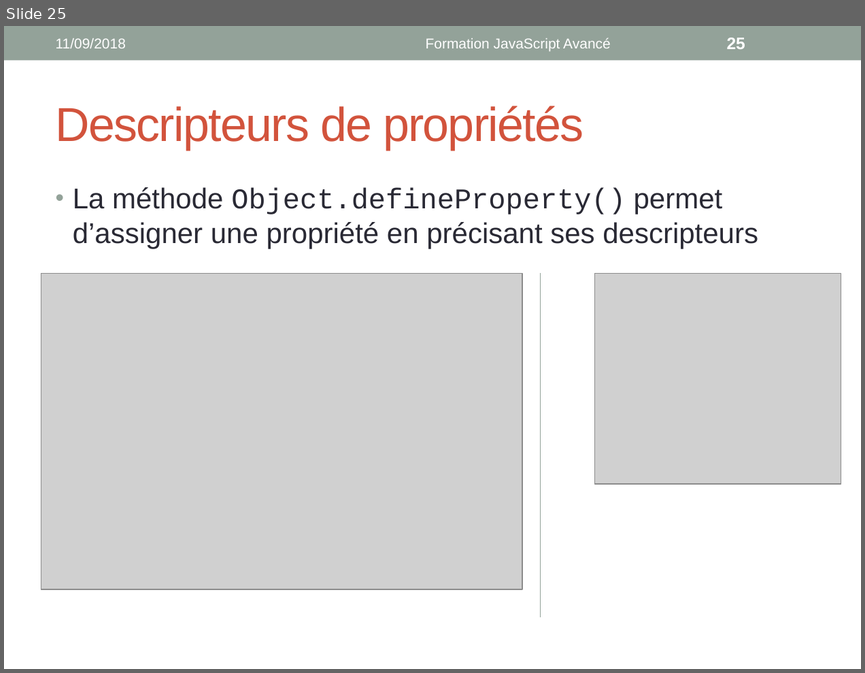
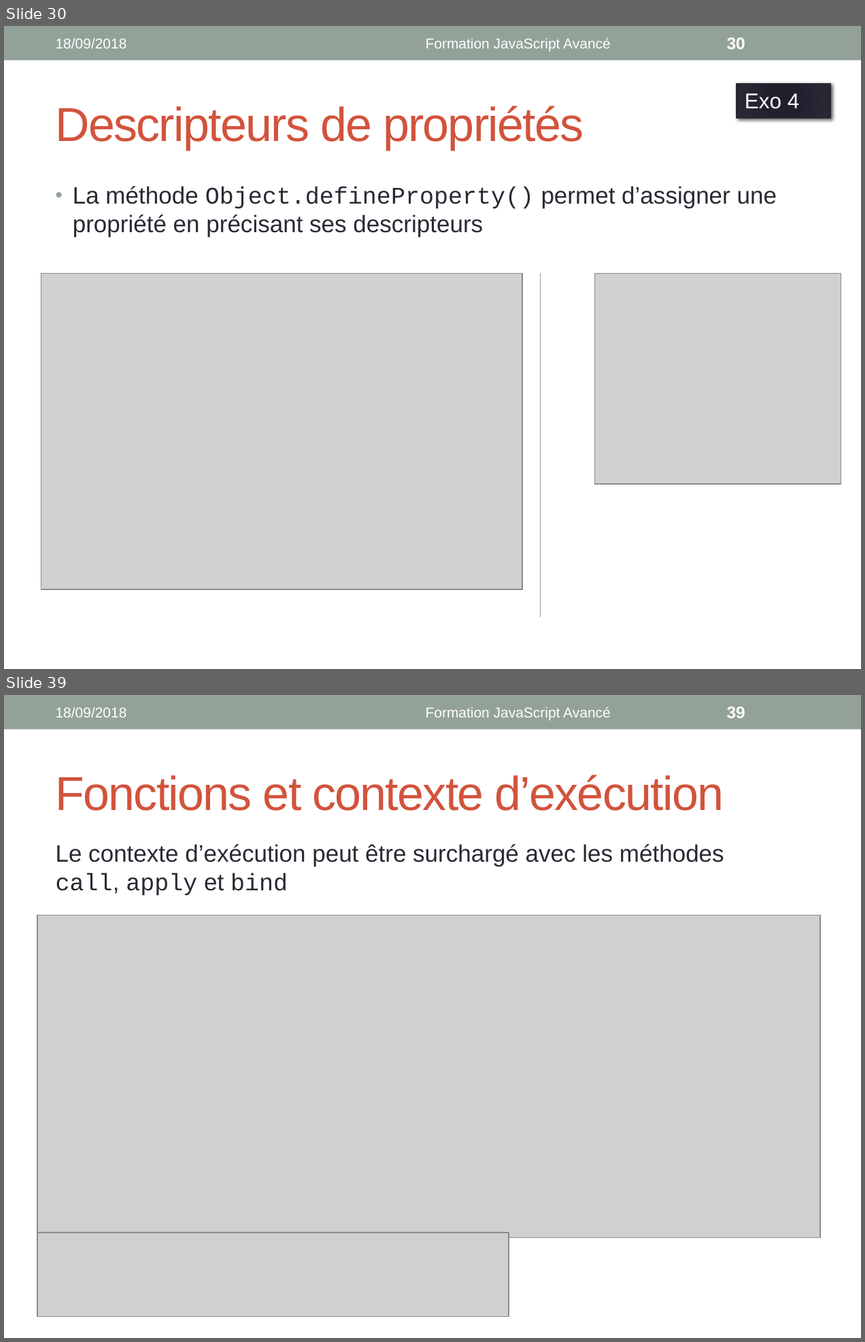
Before and after one commit to worldline/JS-Training, a slide deck: presenter_slides.pptx. Shown one above the other, each under a label of ours: slide 25 before the commit, slides 30 and 39 after it; the slides between them are not shown. The pictures are 865x673 and 865x1342 pixels, drawn with LibreOffice and Linux fonts; fonts in the diff are those of the drawing; grey boxes stand for pictures. Boxes give left, top, right and bottom in pixels: in the first picture for what was removed or moved away, otherwise in the second. Text is boxed around its words. In the diff, an @@ line names an element or a change of style, - is before the commit and + after.

```diff
--- a/presenter_slides.pptx
+++ b/presenter_slides.pptx
@@ slide 39 added at bbox=[4, 695, 861, 1338], background #FFFFFF; not listed: 1 template element that a slide beside it also shows @@
@@ text added at bbox=[56, 707, 127, 717], 12 pt, text #FFFFFF @@
+18/09/2018
@@ text added at bbox=[426, 707, 611, 720], 12 pt, text #FFFFFF @@
+Formation JavaScript Avancé
@@ page number added at bbox=[727, 707, 745, 718], 14 pt, text #FFFFFF, bold @@
+39
@@ title added at bbox=[56, 775, 724, 811], 40 pt, text #D2533C @@
+Fonctions et contexte d’exécution
@@ text added at bbox=[56, 844, 724, 896], 20 pt, text #292934 @@
+Le contexte d’exécution peut être surchargé avec les méthodes
+call, apply et bind
@@ picture added at bbox=[37, 915, 821, 1238] @@
@@ picture added at bbox=[37, 1232, 509, 1317] @@
@@ what was slide 25 is now slide 30 @@
@@ slide 30 changed as well @@
@@ text at bbox=[56, 38, 127, 48]: text changed @@
-11/09/2018
+18/09/2018
@@ page number at bbox=[727, 38, 745, 49]: text changed @@
-25
+30
@@ rectangle added at bbox=[736, 83, 830, 118], fill gradient #21212F to #21212E to #252534 to #292934, outline #292934 0.75 pt, 18 pt, text #FFFFFF @@
+Exo 4
@@ text "La méthode Object.defineProperty() permet d’assigner ..." at bbox=[73, 186, 776, 237]: size 24 to 20 pt @@
```
Also in this commit, not shown: 30 other slides changed, 39 other slides added.
